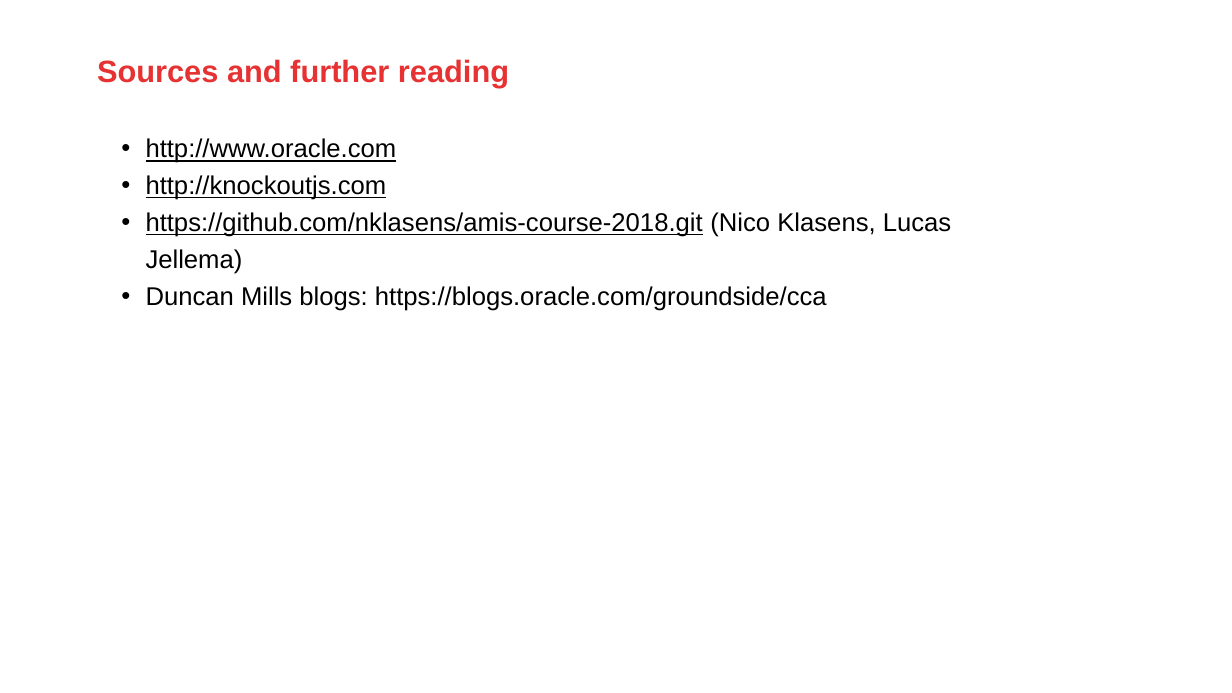
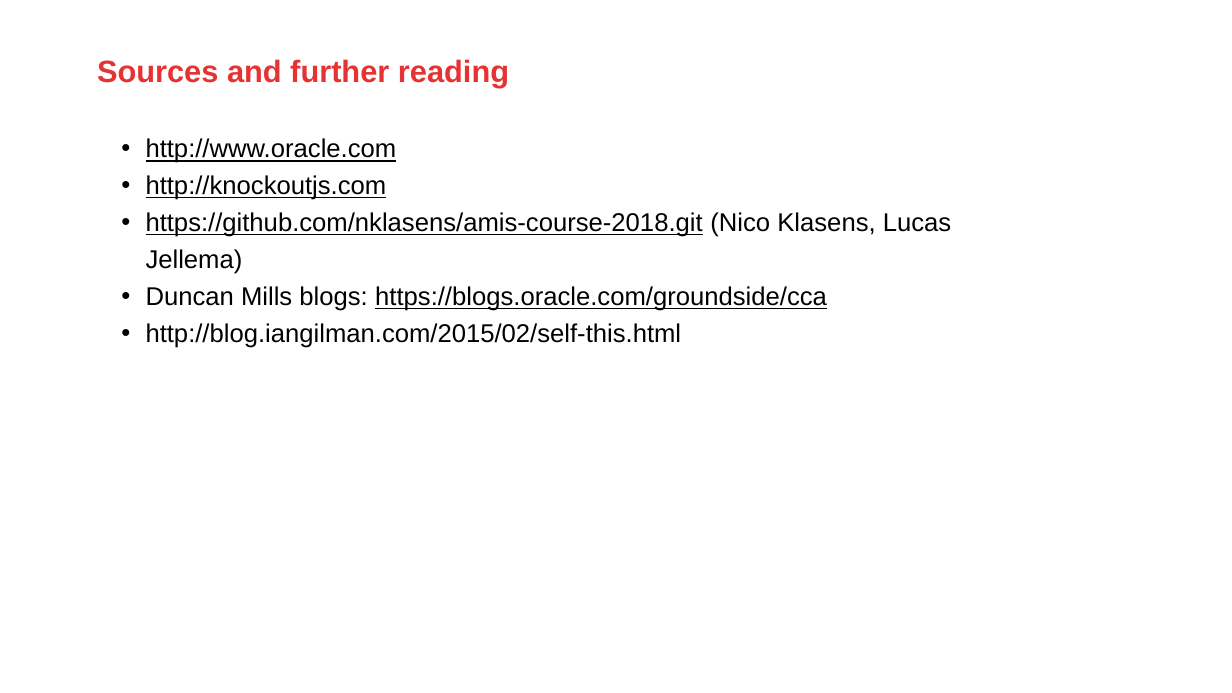
Before and after one commit to jeroenRX/AmisJetTraining, a slide deck: slide 104 of OracleJET_TalentLaunch.pptx. Drawn at 1232x693 pixels with LibreOffice and Linux fonts; fonts in the diff are those of the drawing; background and template pictures are left out. Boxes give left, top, right and bottom in pixels: in the first picture for what was removed or moved away, otherwise in the second. Text is boxed around its words. In the diff, an @@ line names an element or a change of style, - is before the commit and + after.

Commit message:
source

```diff
--- a/OracleJET_TalentLaunch.pptx
+++ b/OracleJET_TalentLaunch.pptx
@@ text at (146,286,827,311): underline on in "https://blogs.oracle.com/groundside/cca" @@
@@ text at (146,323,682,348): paragraph added @@
+  • http://blog.iangilman.com/2015/02/self-this.html
```
Also in this commit, not shown: 1 other slide changed.
